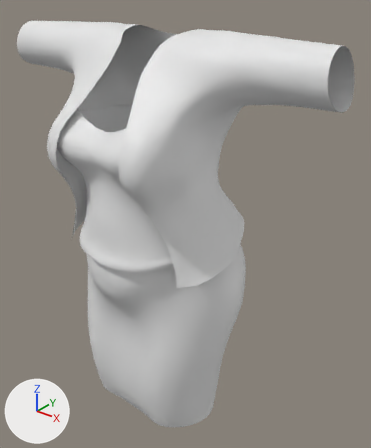
The FBX model Assets/Models/Humans/Nora/SeparatedOutfits/StraplessCardiAndSkirt.fbx: old version first, new version second.
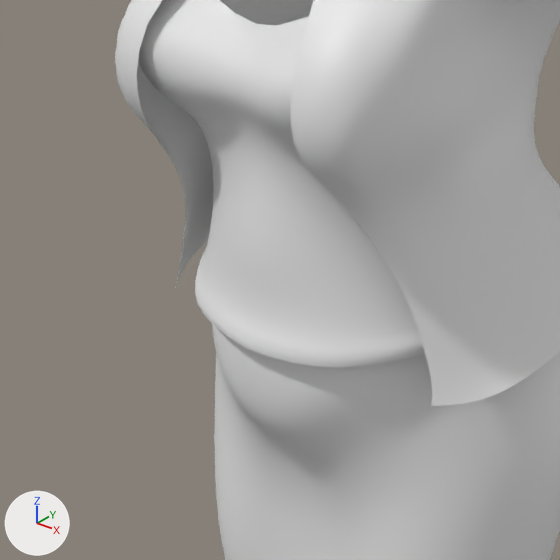
The first picture shows the older version from a camera (50 mm lens) standing at (1.91, -2.05, 3.97) and looking at (0.12, 0.19, 2.58). The close-ups show the older and then the newer version on the part from 0% to 62% of the width and 27% to 78% of the height of that picture. Only the edits that show in the close-ups are written down. Every picture has the same lights, and +X, +Y and +Z are marked at lower left. Where no turn or scale is listed for an object, it has been applied to the vertices.

The first close-up shows 'Nora.StraplessCardiAndSkirtCardiSeparated', 'Nora.StraplessCardiAndSkirtSkirtSeparated', 'Nora.StraplessCardiAndSkirtTopSeparated'.
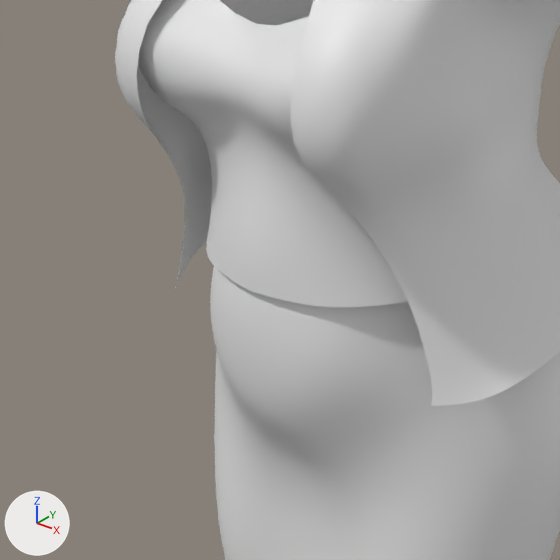
Pixel boxes (x1, y1, x2, y2) of what changed, in the close-ups (560 x 560 px):
'Nora.StraplessCardiAndSkirtTopSeparated', reshaped
    before: (138, 0, 425, 367)
    after: (138, 0, 408, 307)

The change in detail:
me_essie_dress_bodice_ruffle_skirtmesh_001 is used by ob_nora_straplesscardiandskirttopseparated; location (0.0, 0.0, 0.0).
me_essie_dress_bodice_ruffle_skirtmesh_001 had 2584 vertices, 2516 faces and spanned x -0.48..0.486, y -0.428..0.452, z 2.533..3.321.
me_essie_dress_bodice_ruffle_skirtmesh_001 now has 1904 vertices, 1836 faces and spans x -0.423..0.43, y -0.428..0.412, z 2.665..3.321.
me_essie_dress_bodice_ruffle_skirtmesh_001 part 1: 717 vertices moved from x -0.414..0.395, y -0.428..0.155, z 2.712..3.292 to x -0.414..0.395, y -0.428..0.155, z 2.713..3.292; 698 vertices removed from x -0.48..0.486, y -0.42..0.452, z 2.533..2.718; 18 vertices added at x -0.336..0.315, y -0.394..-0.193, z 2.665..2.673.
